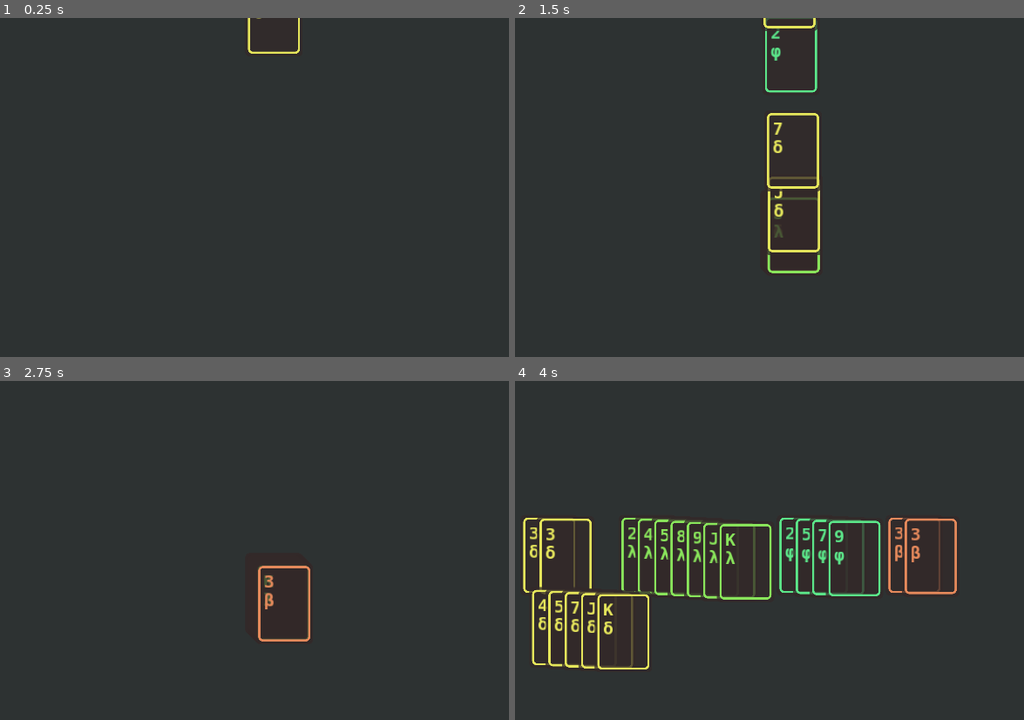
Above: before the commit, frames 1-4 (two rows, left to right).
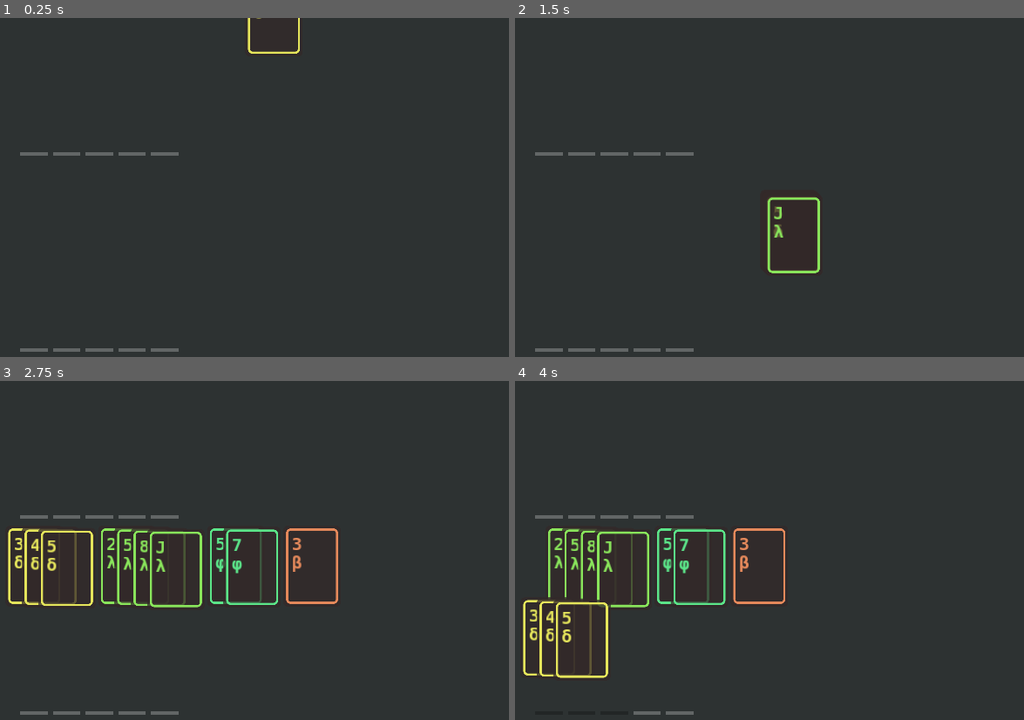
Above: after the commit, the same moments.

Repository: irisxerno/godot-cardinality-9
Game: Godot game, scene res://scene/Main.tscn
Same seed, same stepped clock (60 frames per second), same inputs: the game is played once before the commit and once after it.
Inputs (mouse positions are in pixels of both pictures, inside the frame that each line leads up to):
- Up to frame 1 (0.25 s): no input
- Up to frame 2 (1.5 s): move the mouse to (942, 194) at 0.52 s; click (942, 194) at 0.67 s; move the mouse to (647, 234) at 1.27 s; click (647, 234) at 1.42 s
- Up to frame 3 (2.75 s): move the mouse to (341, 489) at 2.02 s; click (341, 489) at 2.17 s
- Up to frame 4 (4 s): tap Enter at 2.75 s; move the mouse to (754, 655) at 2.77 s; click (754, 655) at 2.92 s; move the mouse to (596, 557) at 3.52 s; click (596, 557) at 3.67 s

The runs differ from the first frame. In frame 1, 0.6% of the frame differs, in the area x 3-36%, y 39-99%; in frame 2, 2.1%; in frame 3, 4.5%; in frame 4, 9.4%, in the area x 1-87%, y 39-99%.

Commit message:
moved card functions to new node

Diff:
--- /dev/null
+++ b/scene/LevelBar.tscn
@@ -0,0 +1,22 @@
+[gd_scene load_steps=2 format=2]
+
+[ext_resource path="res://script/LevelBar.gd" type="Script" id=1]
+
+[node name="LevelBar" type="Node2D"]
+modulate = Color( 1, 1, 1, 0.25098 )
+position = Vector2( 0, 90 )
+script = ExtResource( 1 )
+__meta__ = {
+"_edit_horizontal_guides_": [ -343.0 ]
+}
+gap = 10
+
+[node name="ColorRect" type="ColorRect" parent="."]
+anchor_left = 0.5
+anchor_top = 0.5
+anchor_right = 0.5
+anchor_bottom = 0.5
+margin_left = -25.0
+margin_top = -2.5
+margin_right = 25.0
+margin_bottom = 2.5
--- a/scene/Main.tscn
+++ b/scene/Main.tscn
@@ -1,8 +1,10 @@
-[gd_scene load_steps=4 format=2]
+[gd_scene load_steps=6 format=2]
 
 [ext_resource path="res://scene/RowController.tscn" type="PackedScene" id=1]
 [ext_resource path="res://script/Table.gd" type="Script" id=2]
 [ext_resource path="res://scene/StartGameController.tscn" type="PackedScene" id=3]
+[ext_resource path="res://script/Cards.gd" type="Script" id=4]
+[ext_resource path="res://scene/LevelBar.tscn" type="PackedScene" id=5]
 
 [node name="Main" type="Node"]
 
@@ -15,26 +17,33 @@
 "_edit_lock_": true
 }
 
+[node name="StartGameController" parent="." instance=ExtResource( 3 )]
+visible = true
+
 [node name="Table" type="Node2D" parent="."]
 script = ExtResource( 2 )
 __meta__ = {
 "_edit_lock_": true
 }
 
-[node name="StartGameController" parent="Table" instance=ExtResource( 3 )]
-deal_count = 20
+[node name="Offhand" parent="Table" instance=ExtResource( 1 )]
+position = Vector2( 200, 160 )
 
-[node name="OffhandController" parent="Table" instance=ExtResource( 1 )]
-position = Vector2( 200, 140 )
+[node name="LevelBar" parent="Table/Offhand" instance=ExtResource( 5 )]
 
-[node name="DealController" parent="Table" instance=ExtResource( 1 )]
-position = Vector2( 200, 320 )
+[node name="Deal" parent="Table" instance=ExtResource( 1 )]
+position = Vector2( 200, 340 )
 
-[node name="MainhandController" parent="Table" instance=ExtResource( 1 )]
-position = Vector2( 200, 500 )
+[node name="Mainhand" parent="Table" instance=ExtResource( 1 )]
+position = Vector2( 200, 520 )
 
-[connection signal="add_card" from="Table/StartGameController" to="Table" method="add_card"]
-[connection signal="return_cards" from="Table/StartGameController" to="Table/DealController" method="update_cols"]
-[connection signal="request_return_cards" from="Table/OffhandController" to="Table/DealController" method="request_take_cards"]
-[connection signal="request_return_cards" from="Table/DealController" to="Table" method="_on_DealController_request_return_cards"]
-[connection signal="request_return_cards" from="Table/MainhandController" to="Table/DealController" method="request_take_cards"]
+[node name="LevelBar" parent="Table/Mainhand" instance=ExtResource( 5 )]
+
+[node name="Cards" type="Node2D" parent="."]
+script = ExtResource( 4 )
+
+[connection signal="add_card" from="StartGameController" to="Cards" method="add_card"]
+[connection signal="return_cards" from="StartGameController" to="Table/Deal" method="update_cols"]
+[connection signal="request_return_cards" from="Table/Offhand" to="Table/Deal" method="request_take_cards"]
+[connection signal="request_return_cards" from="Table/Deal" to="Table" method="_on_Deal_request_return_cards"]
+[connection signal="request_return_cards" from="Table/Mainhand" to="Table/Deal" method="request_take_cards"]
--- /dev/null
+++ b/script/Cards.gd
@@ -0,0 +1,8 @@
+extends Node2D
+
+func add_card(inst):
+	inst.connect("to_front", self, "to_front")
+	call_deferred("add_child", inst)
+
+func to_front(inst):
+	move_child(inst, get_child_count())
--- a/script/ColumnController.gd
+++ b/script/ColumnController.gd
@@ -6,6 +6,8 @@
 var cards = []
 var movex = 30
 var movey = 2
+
+export var count = -1
 
 var base_shape
 
--- /dev/null
+++ b/script/LevelBar.gd
@@ -0,0 +1,27 @@
+extends Node2D
+
+var bars = []
+var shape
+
+export var gap = 5
+
+func _ready():
+	shape = $ColorRect
+	$ColorRect.queue_free()
+
+func set_bars(new_bar_count):
+	if len(bars) == new_bar_count:
+		return
+	if len(bars) < new_bar_count:
+		for i in range(new_bar_count-len(bars)):
+			var new_bar = shape.duplicate()
+			new_bar.rect_position += Vector2(len(bars)*(shape.rect_size.x+gap), 0)
+			bars.append(new_bar)
+			add_child(new_bar)
+
+func count(n):
+	for i in range(len(bars)):
+		var bar = bars[i]
+		bar.modulate = Color.black
+		if i+1 > n:
+			bar.modulate = Color.white
--- a/script/RowController.gd
+++ b/script/RowController.gd
@@ -7,10 +7,16 @@
 
 var count = 0
 
+export var max_count = 0
+
 var cols = []
 
+var level_bar
+
 func _ready():
-	pass # Replace with function body.
+	if max_count != -1 and has_node("LevelBar"):
+		level_bar = get_node("LevelBar")
+		level_bar.set_bars(max_count)
 
 func update():
 	update_cols([])
@@ -50,6 +56,8 @@
 		cursor += Vector2(movex, 0)
 		cursor += Vector2(cc.movex*(len(by_suits[suit])-1),0)
 		colc += 1
+	if level_bar:
+		level_bar.count(count)
 
 func _request_return_cards(inst):
 	emit_signal("request_return_cards", inst)
--- a/script/Table.gd
+++ b/script/Table.gd
@@ -2,38 +2,34 @@
 
 export var mainhand = 5
 export var offhand = 5
-export var extra = 0
 export var attack = 5
-export var armory = 0
 
-func _ready():
-	pass # Replace with function body.
+func _enter_tree():
+	update_counts()
 
-#func _process(delta):
-#	pass
+func update_counts():
+	$Mainhand.max_count = mainhand
+	$Offhand.max_count = offhand
 
 func add_card(inst):
 	inst.connect("to_front", self, "to_front")
 	call_deferred("add_child", inst)
 
-func to_front(inst):
-	move_child(inst, get_child_count())
-
-func _on_DealController_request_return_cards(inst):
-	var mainhand_curr = $MainhandController.count
-	var offhand_curr = $OffhandController.count
+func _on_Deal_request_return_cards(inst):
+	var mainhand_curr = $Mainhand.count
+	var offhand_curr = $Offhand.count
 	var take
 	var dest
 	if mainhand_curr < mainhand:
 		take = mainhand - mainhand_curr
-		dest = $MainhandController
+		dest = $Mainhand
 	elif offhand_curr < offhand:
 		take = offhand - offhand_curr
-		dest = $OffhandController
+		dest = $Offhand
 	else:
 		take = len(inst.cards)
-		dest = $DealController
-	if not dest == $DealController:
+		dest = $Deal
+	if not dest == $Deal:
 		take = min(take, attack)
 	var c = inst.cards.slice(max(len(inst.cards)-take,0), len(inst.cards)-1)
 	inst.remove_cards(c)
Not shown, removed: colors
